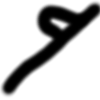
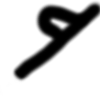
Layered file, before and after one edit (w=100, h=100). Changes by layer:
renamed "Background" to "ldoor.png", painted on it over <box>0,68,28,98</box>
